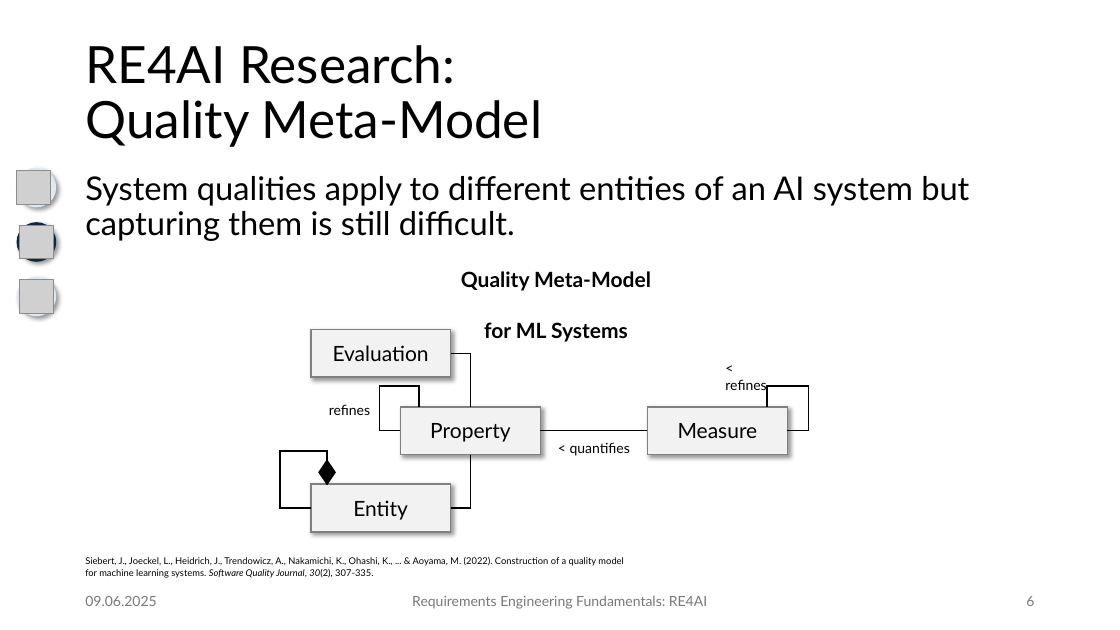
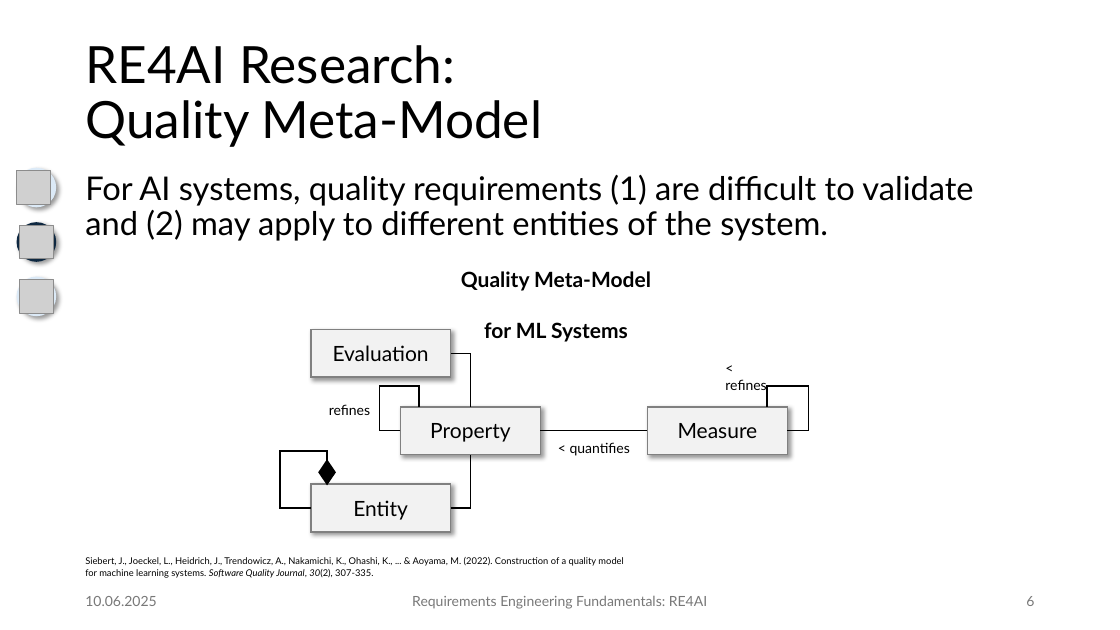
Before and after one commit to JulianFrattini/seminar-refun, a slide deck: slide 6 of slides/re4ai/seminar-refun-re4ai.pptx. Drawn at 1120x630 pixels with LibreOffice and Linux fonts; fonts in the diff are those of the drawing; grey boxes stand for pictures; background and template pictures are left out. Boxes give left, top, right and bottom in pixels: in the first picture for what was removed or moved away, otherwise in the second. Text is boxed around its words. In the diff, an @@ line names an element or a change of style, - is before the commit and + after.

```diff
--- a/slides/re4ai/seminar-refun-re4ai.pptx
+++ b/slides/re4ai/seminar-refun-re4ai.pptx
@@ text at [85, 175, 973, 241]: text changed @@
-System qualities apply to different entities of an AI system but capturing them is still difficult.
+For AI systems, quality requirements (1) are difficult to validate and (2) may apply to different entities of the system.
@@ text at [85, 596, 156, 606]: text changed @@
-09.06.2025
+10.06.2025
```
Also in this commit, not shown: 7 other slides changed, 1 slide removed, 1 other file.
